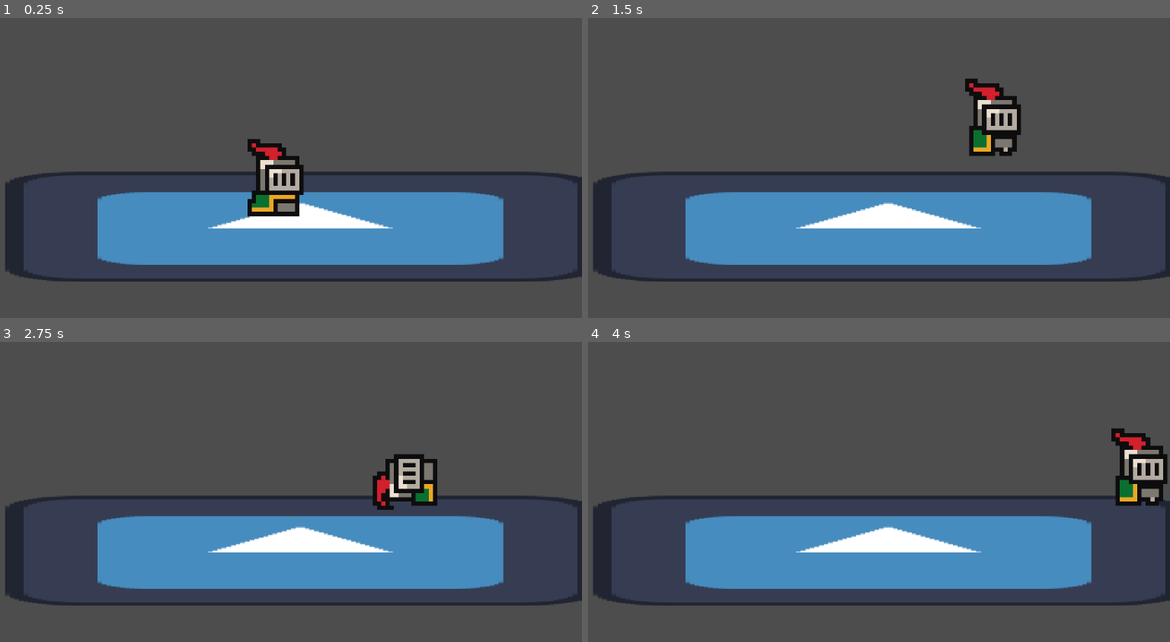
Above: before the commit, frames 1-4 (two rows, left to right).
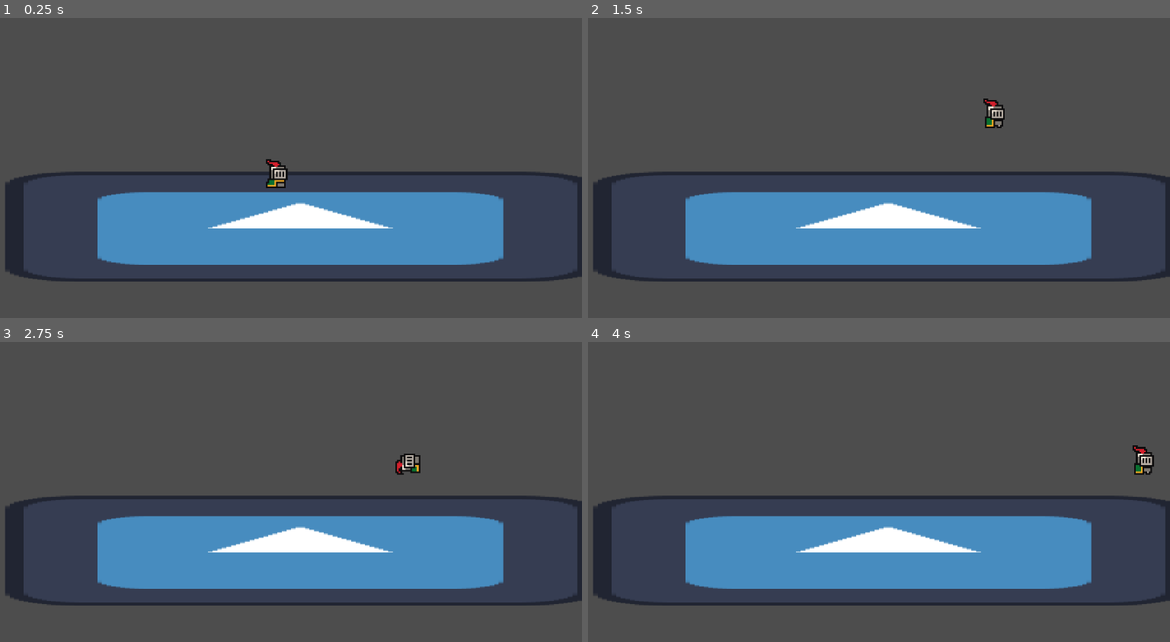
Above: after the commit, the same moments.

Repository: jible/Platform-fighter
Game: Godot game, scene res://scenes/test_scene.tscn
The game is run twice, just before and just after one commit, with the same random seed, the same clock (stepped at 60 frames per second) and the same inputs. The project has no main scene, so this scene is started directly. The engine's default icon, where the game draws it, is replaced by a stand-in: a white triangle on a blue panel in a dark square.
Inputs:
- Up to frame 1 (0.25 s): no input
- Up to frame 2 (1.5 s): hold D (move_right) from 0.53 s (still down); tap Shift (dash) at 0.6, 1.35 s; tap Space (jump) at 0.77 s
- Up to frame 3 (2.75 s): tap Space (jump) at 1.52 s; release D (move_right) at 2.03 s; hold A (move_left) from 2.03 s (still down); tap Shift (dash) at 2.1 s
- Up to frame 4 (4 s): release A (move_left) at 2.78 s; hold D (move_right) from 2.78 s (still down); tap Shift (dash) at 2.85, 3.6 s; tap Space (jump) at 3.02, 3.77 s

The runs differ from the first frame. In frame 1, 1.9% of the frame differs, in the area x 42-53%, y 40-67%; in frame 2, 1.8%; in frame 3, 1.6%; in frame 4, 1.8%.

Commit message:
pixel movement feels right
Finally got the pixel movement to feel smooth and roll. I had to change the scale of the sprite to an integer, not a float, so it wouldn't do subpixel movement. I also changed the pixel rounding to round correctly instead of just flooring the position to the nearest pixel.

Diff:
--- a/platform-fighter/prefabs/base_player.tscn
+++ b/platform-fighter/prefabs/base_player.tscn
@@ -17,26 +17,6 @@
 
 [sub_resource type="CircleShape2D" id="CircleShape2D_vnujj"]
 
-[sub_resource type="Shader" id="Shader_3jy72"]
-code = "shader_type canvas_item;
-
-void vertex() {
-	// Called for every vertex the material is visible on.
-}
-
-void fragment() {
-	// Called for every pixel the material is visible on.
-}
-
-//void light() {
-//	// Called for every pixel for every light affecting the CanvasItem.
-//	// Uncomment to replace the default light processing function with this one.
-//}
-"
-
-[sub_resource type="ShaderMaterial" id="ShaderMaterial_533r6"]
-shader = SubResource("Shader_3jy72")
-
 [sub_resource type="AtlasTexture" id="AtlasTexture_533r6"]
 atlas = ExtResource("13_3jy72")
 region = Rect2(0, 160, 32, 32)
@@ -404,8 +384,7 @@
 valid_states = Array[String](["Ariel", "Idle", "Walk"])
 
 [node name="AnimationManager" type="AnimatedSprite2D" parent="." node_paths=PackedStringArray("player_body")]
-material = SubResource("ShaderMaterial_533r6")
-scale = Vector2(26.325, 26.325)
+scale = Vector2(10, 10)
 sprite_frames = SubResource("SpriteFrames_2qyha")
 animation = &"Walk"
 script = ExtResource("3_o2sve")
--- a/platform-fighter/prefabs/components/player/animation_manager.gd
+++ b/platform-fighter/prefabs/components/player/animation_manager.gd
@@ -4,6 +4,7 @@
 # Based on https://github.com/jible/capstone/blob/main/scripts/characters/animation_manager.gd
 @export var player_body: CharacterBody2D
 var current_state: String = ""
+
 func update_anim():
 	play(current_state)
 	return
@@ -16,4 +17,5 @@
 
 
 func _process(delta):
-	position = scale.y * (player_body.position/scale.y).floor()
+	position.x = snapped(player_body.position.x, scale.x)
+	position.y = snapped(player_body.position.y, scale.y)
Not shown: 1 places in platform-fighter/prefabs/base_player.tscn that only renumber resources
